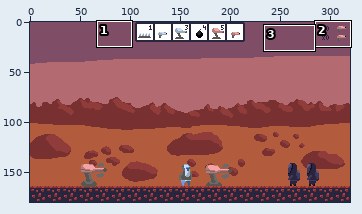
A pixel-art file gets an edit: Assets/images/GameBackground.aseprite. The picture above shows the old version from afar; the outline marks the close-up.
Close-up. Before the commit:
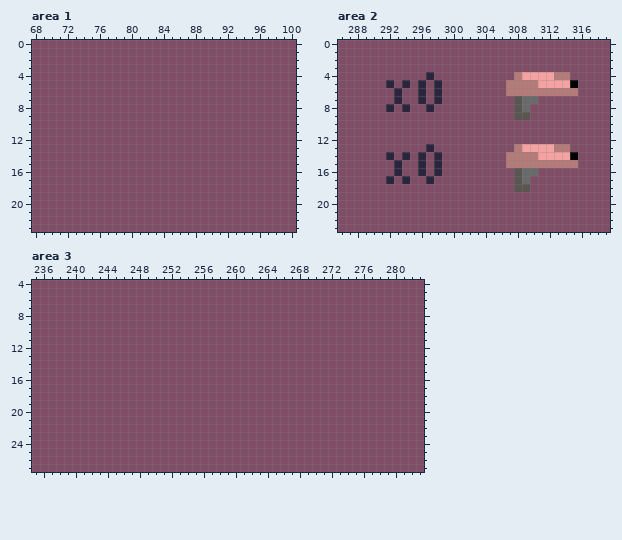
320x180 pixels, 1 frame. Shown: area 1: x 68..100, y 0..23; area 2: x 286..319, y 0..23; area 3: x 235..283, y 4..27.
The result:
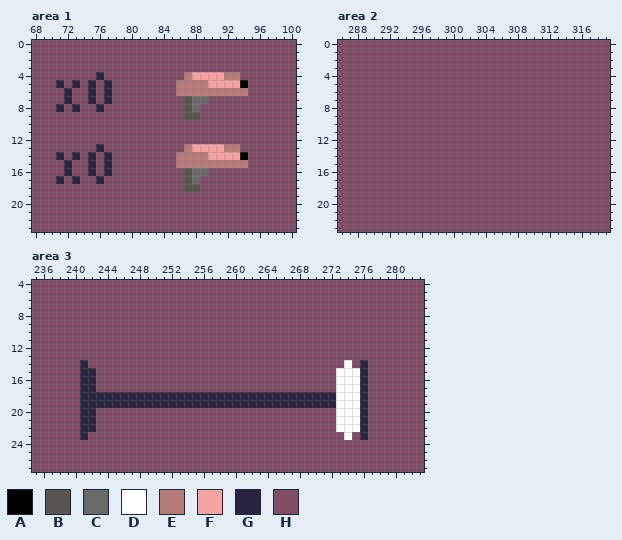
Palette (. is transparent): A #000000  B #595652  C #696a6a  D #ffffff  E #b57b7b  F #f5a2a2  G #2a253e  H #804d66
From old to new:
Changed rows in their new state; - is an unchanged pixel.
Area 1, layer "Game":
first column x 71:
 4 -----G----------EFFFFEE-
 5 G-G-G-G--------EEEEFFFFA
 6 -G--G-G--------EEEEEEEEE
 7 -G--G-G---------BCC-----
 8 G-G--G----------BC------
 9 ----------------BB------
first column x 71:
13 -----G----------EFFFFEE-
14 G-G-G-G--------EEEEFFFFA
15 -G--G-G--------EEEEEEEEE
16 -G--G-G---------BCC-----
17 G-G--G----------BC------
18 ----------------BB------
Area 2, layer "Game":
first column x 292:
 4 -----H----------HHHHHHH-
 5 H-H-H-H--------HHHHHHHHH
 6 -H--H-H--------HHHHHHHHH
 7 -H--H-H---------HHH-----
 8 H-H--H----------HH------
 9 ----------------HH------
first column x 292:
13 -----H----------HHHHHHH-
14 H-H-H-H--------HHHHHHHHH
15 -H--H-H--------HHHHHHHHH
16 -H--H-H---------HHH-----
17 H-H--H----------HH------
18 ----------------HH------
Area 3, layer "Game":
first column x 241:
14 G--------------------------------D-G
15 GG------------------------------DDDG
16 GG------------------------------DDDG
17 GG------------------------------DDDG
18 GGGGGGGGGGGGGGGGGGGGGGGGGGGGGGGGDDDG
19 GGGGGGGGGGGGGGGGGGGGGGGGGGGGGGGGDDDG
20 GG------------------------------DDDG
21 GG------------------------------DDDG
22 GG------------------------------DDDG
23 G--------------------------------D-G
Where, in picture pixels (left, top, right, bottom), the same in both close-ups:
changed: (56, 72, 112, 112)
changed: (176, 72, 248, 192)
changed: (56, 144, 112, 184)
changed: (386, 72, 442, 112)
changed: (506, 72, 578, 192)
changed: (386, 144, 442, 184)
changed: (80, 360, 368, 440)
